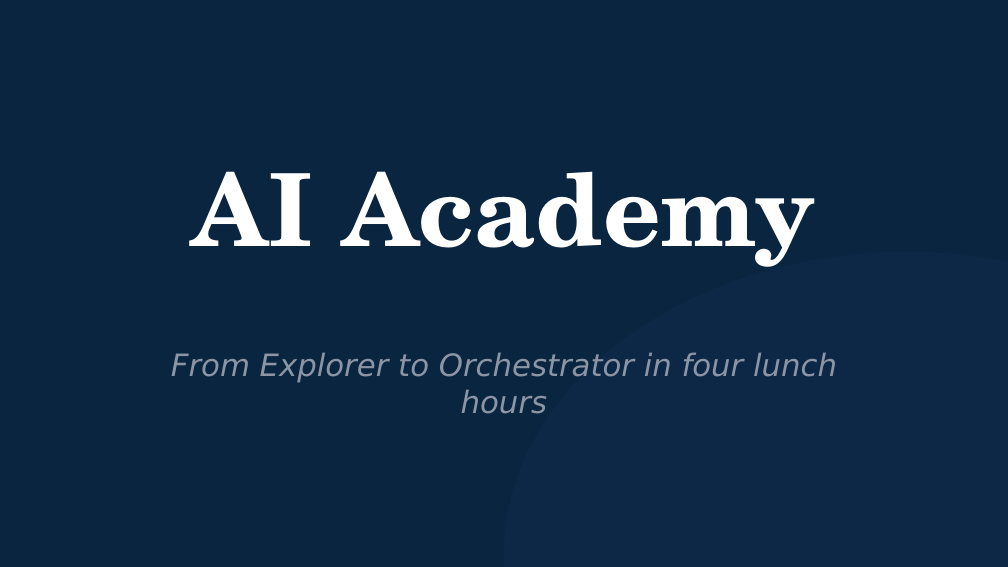
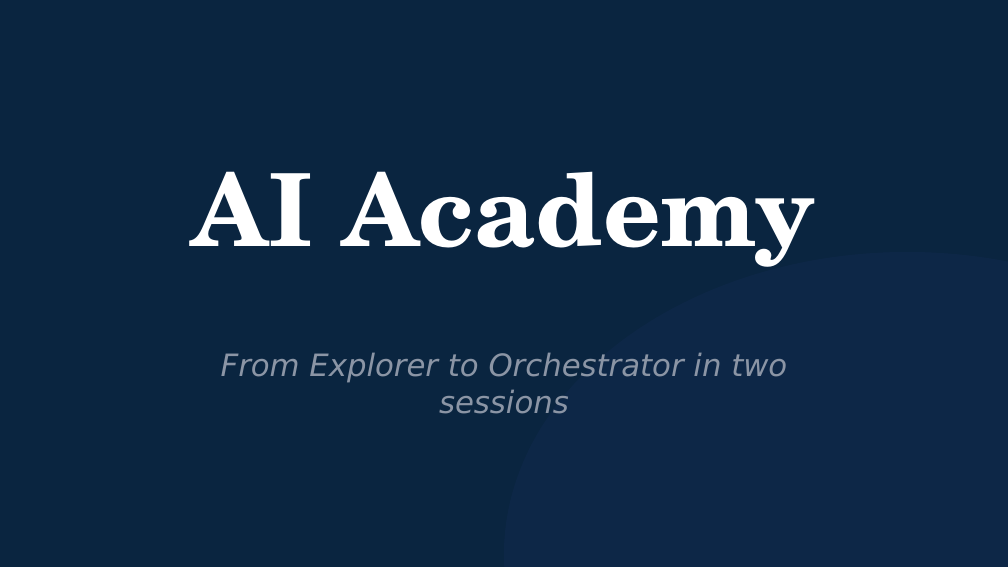
Before and after one commit to michaelengland/ai-best-practices, a slide deck: slide 1 of decks/ai-academy-pitch/ai-academy-pitch.pptx. Drawn at 1008x567 pixels with LibreOffice and Linux fonts; fonts in the diff are those of the drawing. Boxes give left, top, right and bottom in pixels: in the first picture for what was removed or moved away, otherwise in the second. Text is boxed around its words. In the diff, an @@ line names an element or a change of style, - is before the commit and + after.

```diff
--- a/decks/ai-academy-pitch/ai-academy-pitch.pptx
+++ b/decks/ai-academy-pitch/ai-academy-pitch.pptx
@@ text at [221,352,787,414]: text changed @@
-From Explorer to Orchestrator in four lunch hours
+From Explorer to Orchestrator in two sessions
```
Also in this commit, not shown: 2 other slides changed, 1 slide added, 1 slide removed, 5 other files.
